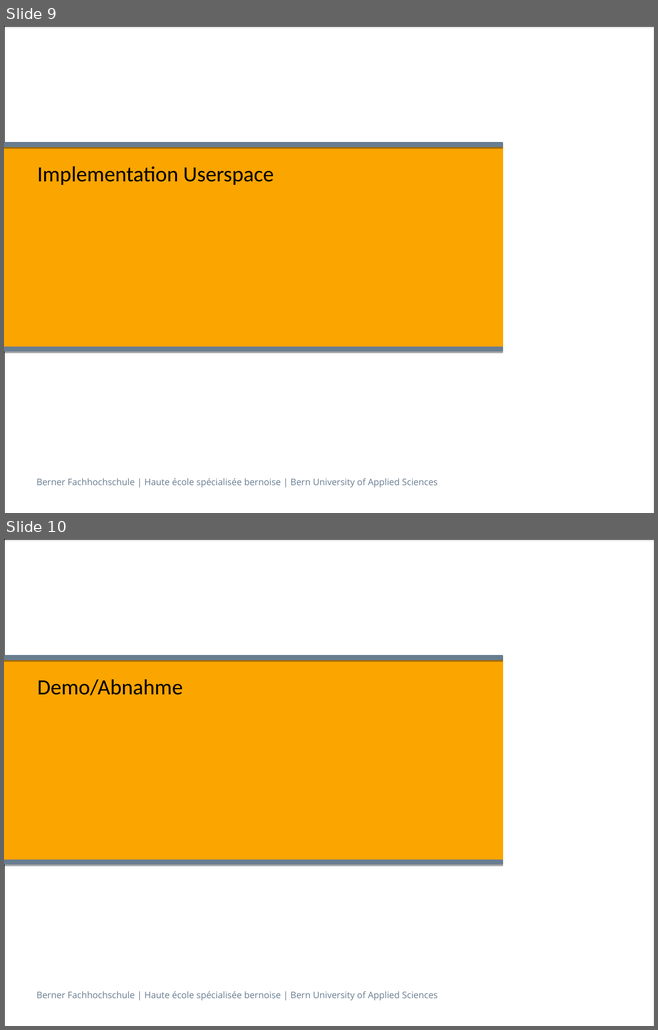
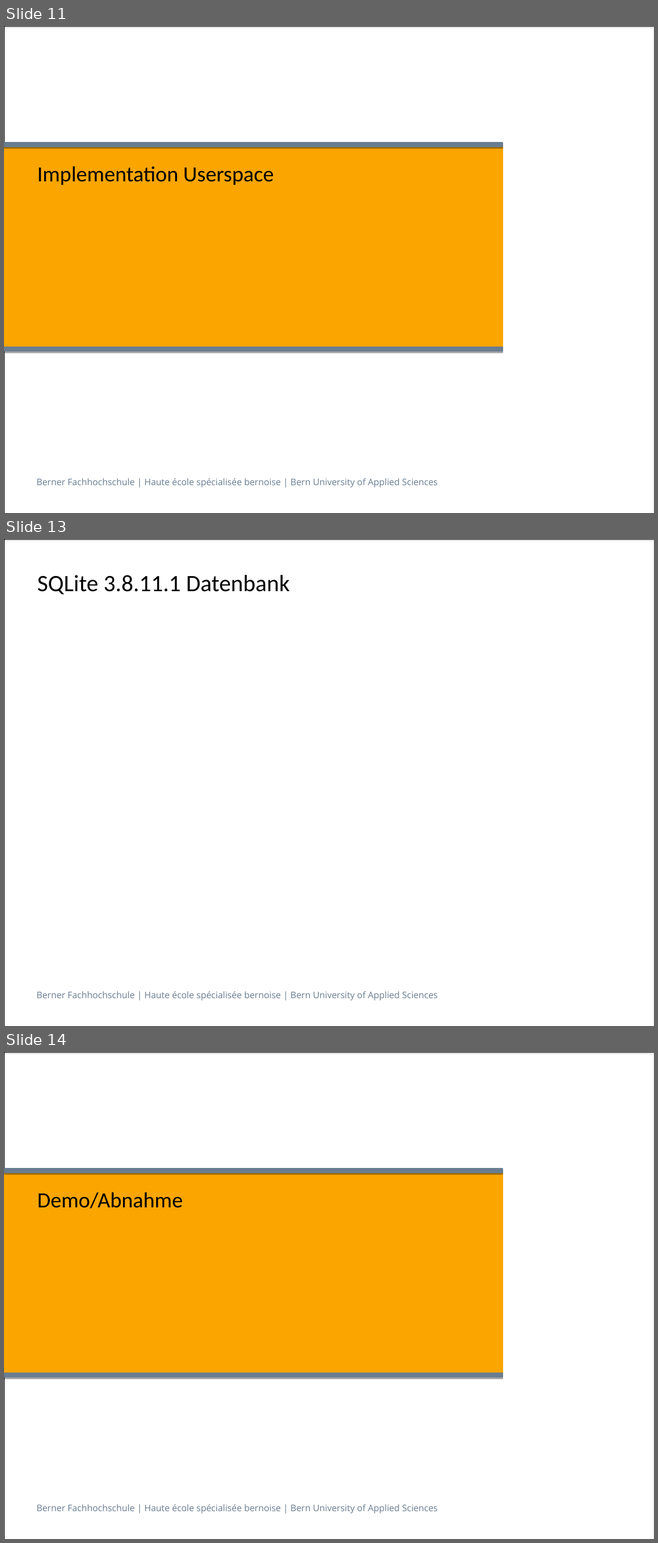
Before and after one commit to Overunity77/KlimaLogg, a slide deck: praesentation/Integrationsprojekt_danir1_suhnu1_chrib1.odp. Shown one above the other, each under a label of ours: slides 9 and 10 before the commit, slides 11, 13 and 14 after it; the slides between them are not shown. The pictures are 658x1030 and 658x1543 pixels, drawn with LibreOffice and Linux fonts; fonts in the diff are those of the drawing. Boxes give left, top, right and bottom in pixels: in the first picture for what was removed or moved away, otherwise in the second. Text is boxed around its words. In the diff, an @@ line names an element or a change of style, - is before the commit and + after.

```diff
--- a/praesentation/Integrationsprojekt_danir1_suhnu1_chrib1.odp
+++ b/praesentation/Integrationsprojekt_danir1_suhnu1_chrib1.odp
@@ slide 13 added at bbox=[4, 539, 654, 1026], background #FFFFFF; not listed: 2 template elements that a slide beside it also shows @@
@@ title added at bbox=[37, 575, 290, 595], 26 pt, text #000000 @@
+SQLite 3.8.11.1 Datenbank
@@ what was slide 9 is now slide 11 @@
@@ what was slide 10 is now slide 14 @@
```
Also in this commit, not shown: 7 other slides added, 3 slides removed, 2 other files.
